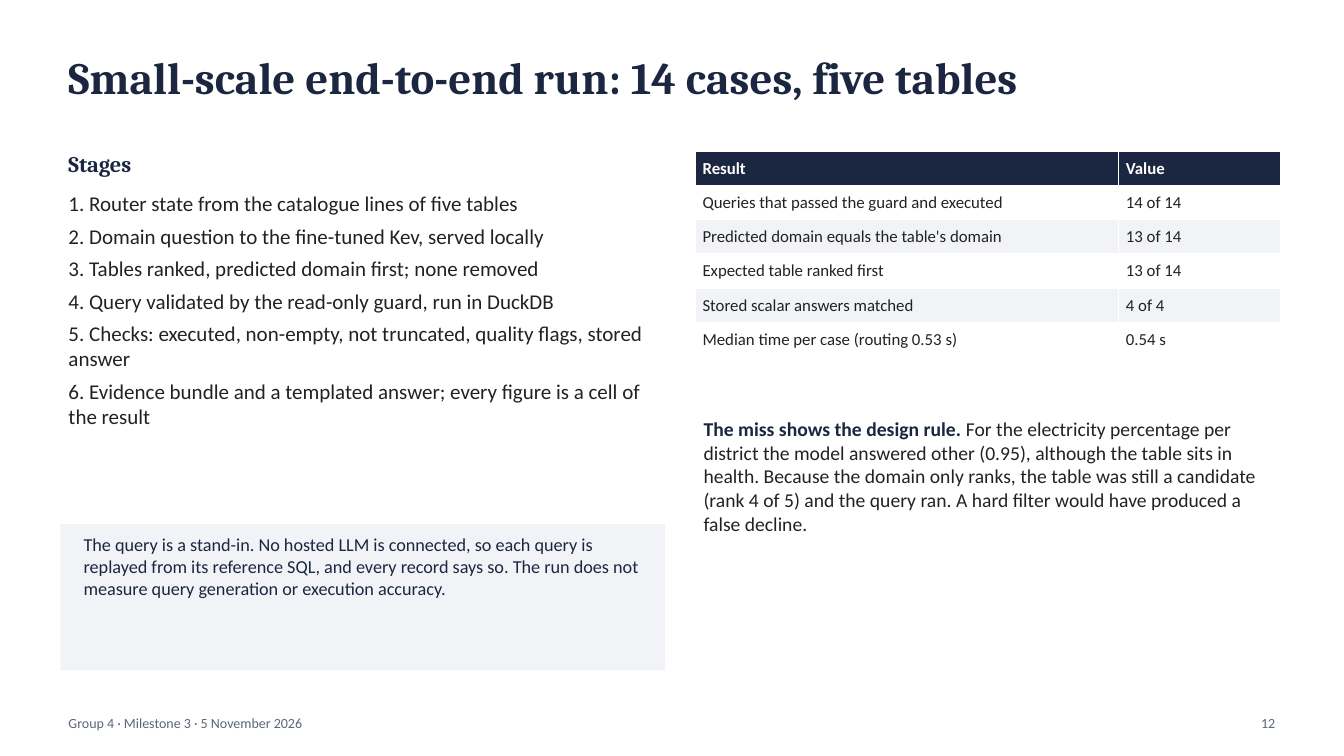
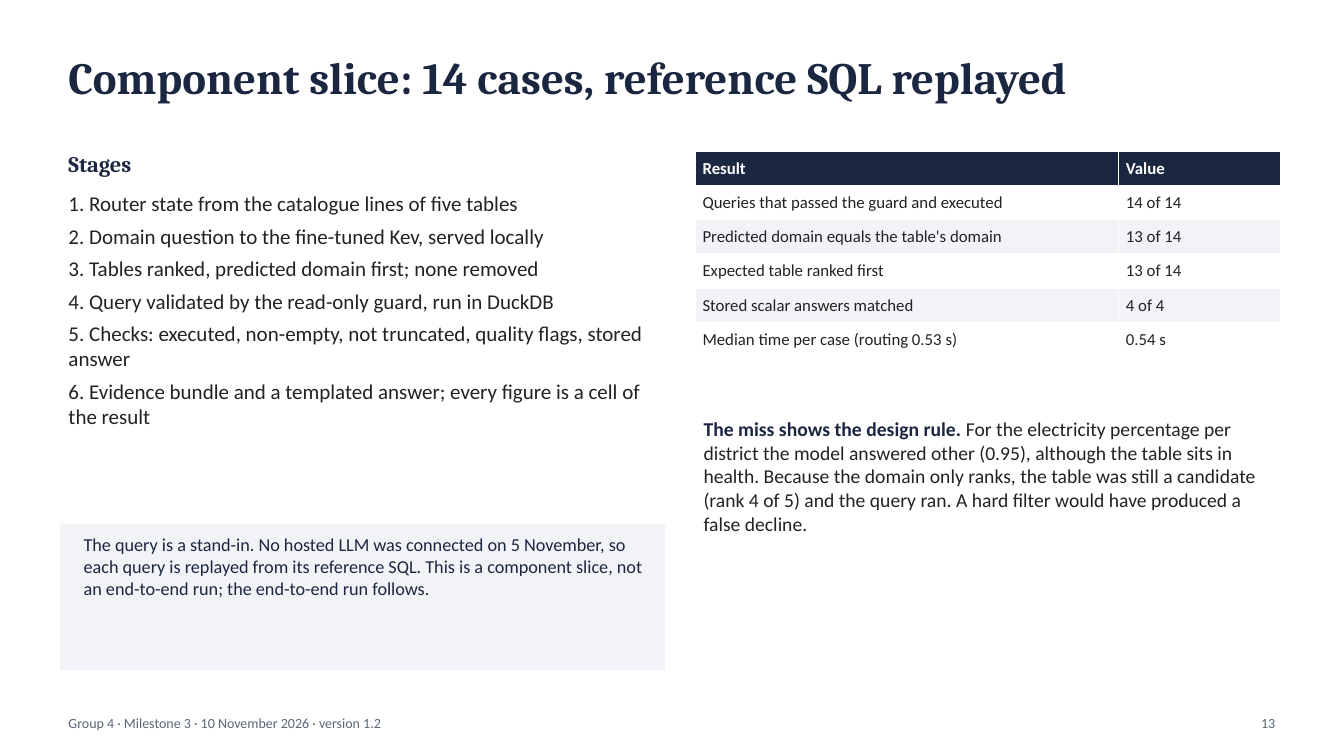
Before and after one commit to sathyaIITM/Group-4-DS-and-AI-Lab-Project, a slide deck: slide 13 of docs/milestones/Milestone3_TA_Presentation.pptx (slide 12 before the commit). Drawn at 1344x756 pixels with LibreOffice and Linux fonts; fonts in the diff are those of the drawing. Boxes give left, top, right and bottom in pixels: in the first picture for what was removed or moved away, otherwise in the second. Text is boxed around its words. In the diff, an @@ line names an element or a change of style, - is before the commit and + after.

Commit message:
DOC: Milestone 3 v1.2 final: slides, sign-off, items moved to Milestone 4, file links in the report; pin the embedding model and pgvector image, record run metadata, add the repeat run and a lock file.

```diff
--- a/docs/milestones/Milestone3_TA_Presentation.pptx
+++ b/docs/milestones/Milestone3_TA_Presentation.pptx
@@ text at (68,62,1067,104): text changed @@
-Small-scale end-to-end run: 14 cases, five tables
+Component slice: 14 cases, reference SQL replayed
@@ text at (84,538,642,597): text changed @@
-The query is a stand-in. No hosted LLM is connected, so each query is replayed from its reference SQL, and every record says so. The run does not measure query generation or execution accuracy.
+The query is a stand-in. No hosted LLM was connected on 5 November, so each query is replayed from its reference SQL. This is a component slice, not an end-to-end run; the end-to-end run follows.
@@ text at (68,718,381,730): text changed @@
-Group 4 · Milestone 3 · 5 November 2026
+Group 4 · Milestone 3 · 10 November 2026 · version 1.2
@@ text at (1261,719,1275,728): text changed @@
-12
+13
```
Also in this commit, not shown: 16 other slides changed, 4 slides added, 10 other files.
